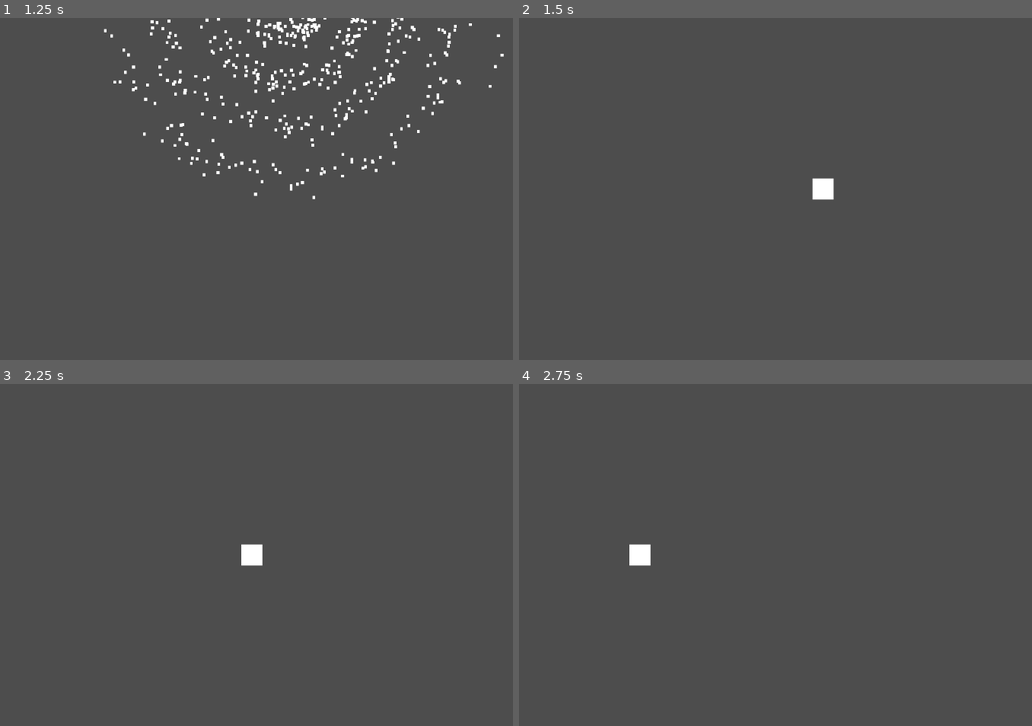
Above: before the commit, frames 1-4 (two rows, left to right).
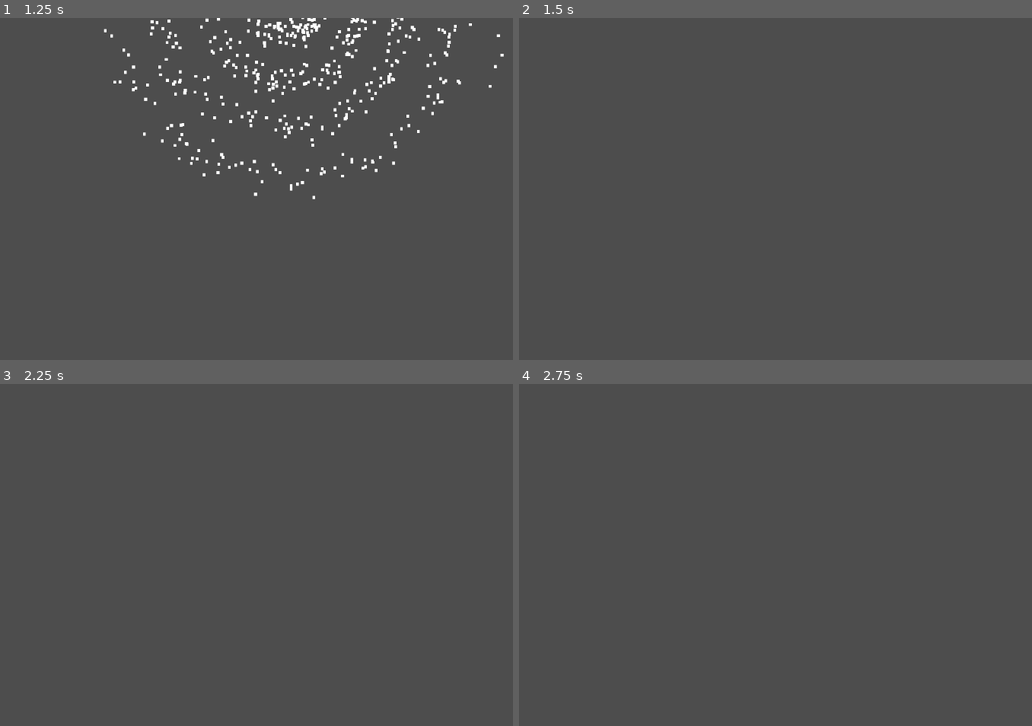
Above: after the commit, the same moments.

Repository: indifferenteye/hegswarm
Game: Godot game, scene res://scenes/galaxy.tscn
Two runs of this game, one before a commit and one after it. Both use one fixed random seed, a clock stepped at 60 frames per second and the inputs below.
Inputs (mouse positions are in pixels of both pictures, inside the frame that each line leads up to):
- Up to frame 1 (1.25 s): tap Enter at 0.5 s; move the mouse to (307, 192) at 0.52 s; hold S (camera_move_down) from 0.53 s (still down); click (307, 192) at 0.67 s
- Up to frame 2 (1.5 s): move the mouse to (831, 21) at 1.27 s; release S (camera_move_down) at 1.28 s; tap A (camera_move_left) at 1.35 s; click (831, 21) at 1.42 s
- Up to frame 3 (2.25 s): tap Space at 2 s; move the mouse to (364, 479) at 2.02 s; hold D (camera_move_right) from 2.03 s (still down); click (364, 479) at 2.17 s
- Up to frame 4 (2.75 s): keep holding D (camera_move_right)

Frame 1 is identical in both runs. In frame 2, 0.3% of the frame differs, in the area x 57-62%, y 46-54%; in frame 3, 0.3%; in frame 4, 0.3%.
Error after the commit: Parse Error: Expected statement, found "Indent" instead. (res://scripts/star_system.gd:25)

Commit message:
feat: generate planets using star seed

Diff:
--- /dev/null
+++ b/assets/planet.tscn
@@ -0,0 +1,10 @@
+[gd_scene load_steps=2 format=3 uid="uid://planet"]
+
+[sub_resource type="CanvasTexture" id="CanvasTexture_planet"]
+
+[node name="Planet" type="Node2D"]
+
+[node name="Sprite2D" type="Sprite2D" parent="."]
+position = Vector2(0, 0)
+scale = Vector2(2, -2)
+texture = SubResource("CanvasTexture_planet")
--- a/project.godot
+++ b/project.godot
@@ -65,3 +65,6 @@
 }, Object(InputEventMouseButton,"resource_local_to_scene":false,"resource_name":"","device":-1,"window_id":0,"alt_press …(245 unchanged characters)…
 ]
 }
+
+[autoload]
+Globals="*res://scripts/globals.gd"
--- /dev/null
+++ b/scripts/globals.gd
@@ -0,0 +1,3 @@
+extends Node
+
+var star_seed: int = 0
--- a/scripts/star.gd
+++ b/scripts/star.gd
@@ -7,6 +7,7 @@
 ## scene changes to the star system view.
 func _on_sprite_input_event(viewport: Viewport, event: InputEvent, _shape_idx: int) -> void:
 	if event is InputEventMouseButton and event.button_index == MOUSE_BUTTON_LEFT and event.pressed:
+		Globals.star_seed = seed
 		get_tree().change_scene_to_file("res://scenes/star_system.tscn")
 
 
--- a/scripts/star_system.gd
+++ b/scripts/star_system.gd
@@ -2,8 +2,29 @@
 
 ## Scene used for the system's star.
 @export var sun_scene: PackedScene = preload("res://assets/sun.tscn")
+## Scene used for planets orbiting the star.
+@export var planet_scene: PackedScene = preload("res://assets/planet.tscn")
+## Minimum number of planets to generate.
+@export var min_planets: int = 1
+## Maximum number of planets to generate.
+@export var max_planets: int = 5
+## Spacing between each planet's orbit.
+@export var orbit_step: float = 40.0
+
+var rng: RandomNumberGenerator = RandomNumberGenerator.new()
 
 func _ready() -> void:
+	rng.seed = Globals.star_seed
 	var sun: Node2D = sun_scene.instantiate()
 	add_child(sun)
 	sun.position = Vector2.ZERO
+	_generate_planets(sun)
+
+func _generate_planets(sun: Node2D) -> void:
+	var count := rng.randi_range(min_planets, max_planets)
+		for i in range(count):
+		var planet: Node2D = planet_scene.instantiate()
+		add_child(planet)
+		var radius := orbit_step * (i + 1) + rng.randf_range(-orbit_step * 0.25, orbit_step * 0.25)
+		var angle := rng.randf_range(0.0, TAU)
+		planet.position = sun.position + Vector2(cos(angle), sin(angle)) * radius
